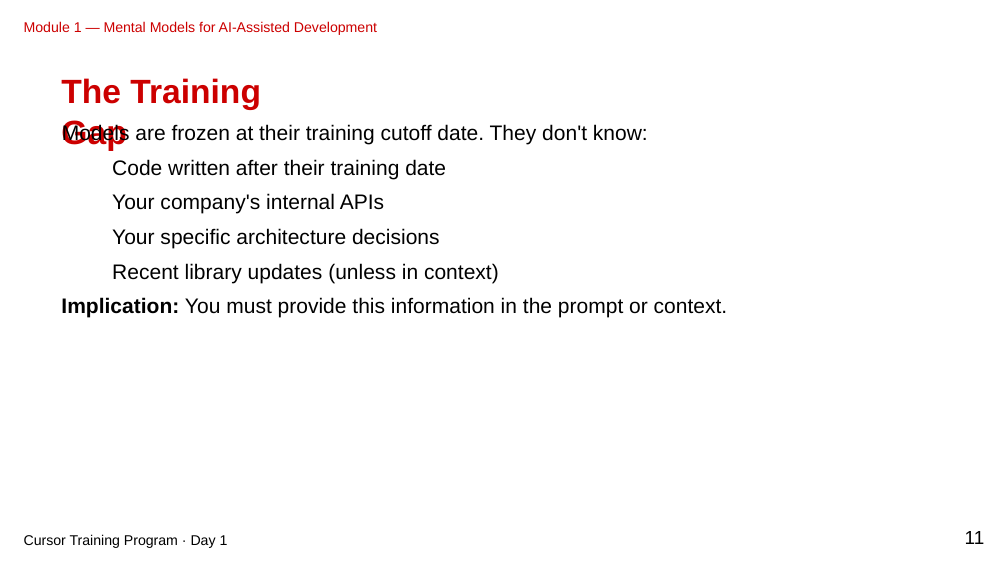
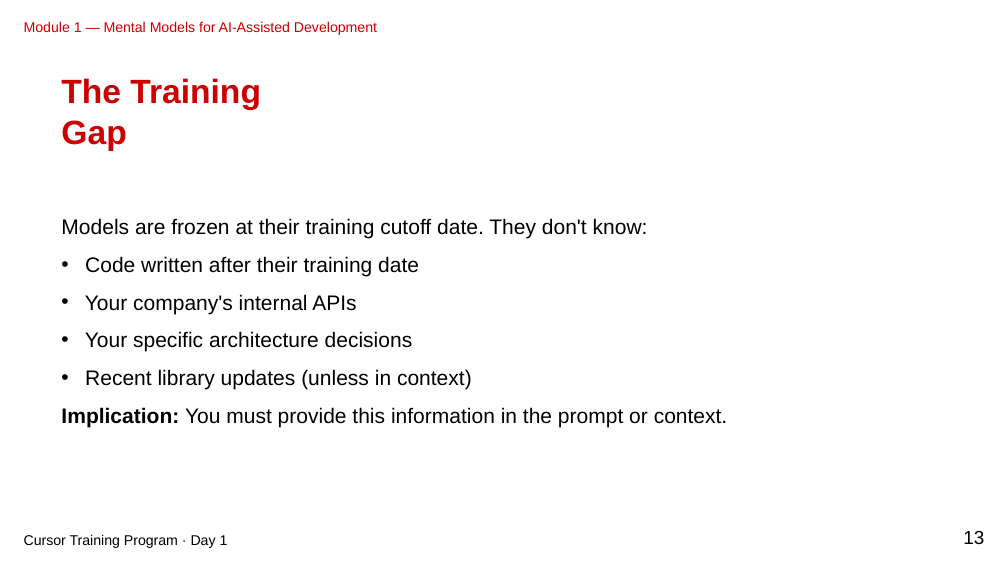
Before and after one commit to gjkaur/cursor_documentation, a slide deck: slide 13 of slides/module-01-marp-editable-clean.pptx (slide 11 before the commit). Drawn at 1008x567 pixels with LibreOffice and Linux fonts; fonts in the diff are those of the drawing. Boxes give left, top, right and bottom in pixels: in the first picture for what was removed or moved away, otherwise in the second. Text is boxed around its words. In the diff, an @@ line names an element or a change of style, - is before the commit and + after.

```diff
--- a/slides/module-01-marp-editable-clean.pptx
+++ b/slides/module-01-marp-editable-clean.pptx
@@ text removed at bbox=[62, 123, 648, 144] @@
-Models are frozen at their training cutoff date. They don't know:
@@ text removed at bbox=[112, 159, 446, 179] @@
-Code written after their training date
@@ text "Models are frozen at their ...": place and size @@
-text "Models are frozen at their ..." at bbox=[61, 297, 728, 318]
+text "Models are frozen at their ..." at bbox=[61, 218, 728, 427]
@@ text removed at bbox=[112, 193, 384, 214] @@
-Your company's internal APIs
@@ text at bbox=[61, 218, 648, 390]: paragraphs added @@
+Models are frozen at their training cutoff date. They don't know:
+• Code written after their training date
+• Your company's internal APIs
+• Your specific architecture decisions
+• Recent library updates (unless in context)
@@ text removed at bbox=[112, 228, 440, 248] @@
-Your specific architecture decisions
@@ text removed at bbox=[112, 263, 499, 283] @@
-Recent library updates (unless in context)
@@ text at bbox=[61, 407, 728, 427]: line spacing 1 to 1.5 @@
@@ text added at bbox=[963, 531, 984, 544], 18 pt, text #000000 @@
+13
@@ text removed at bbox=[965, 531, 985, 544] @@
-11
```
Also in this commit, not shown: 49 other slides changed, 7 slides added, 36 other files.
